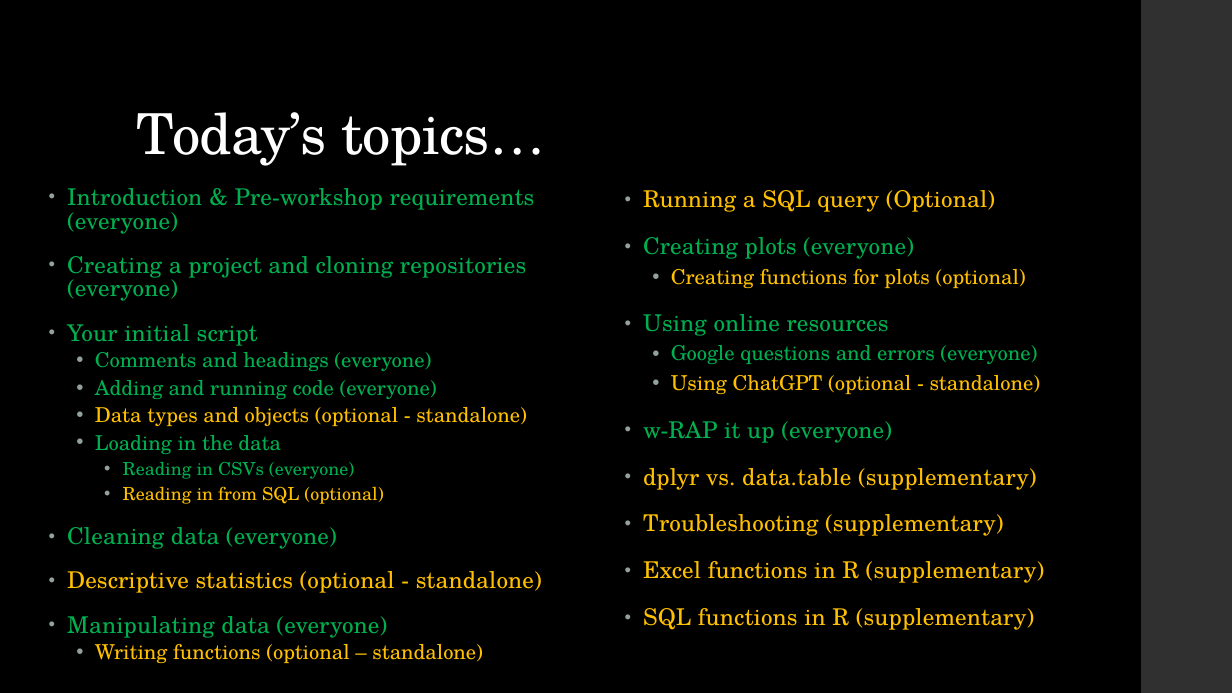
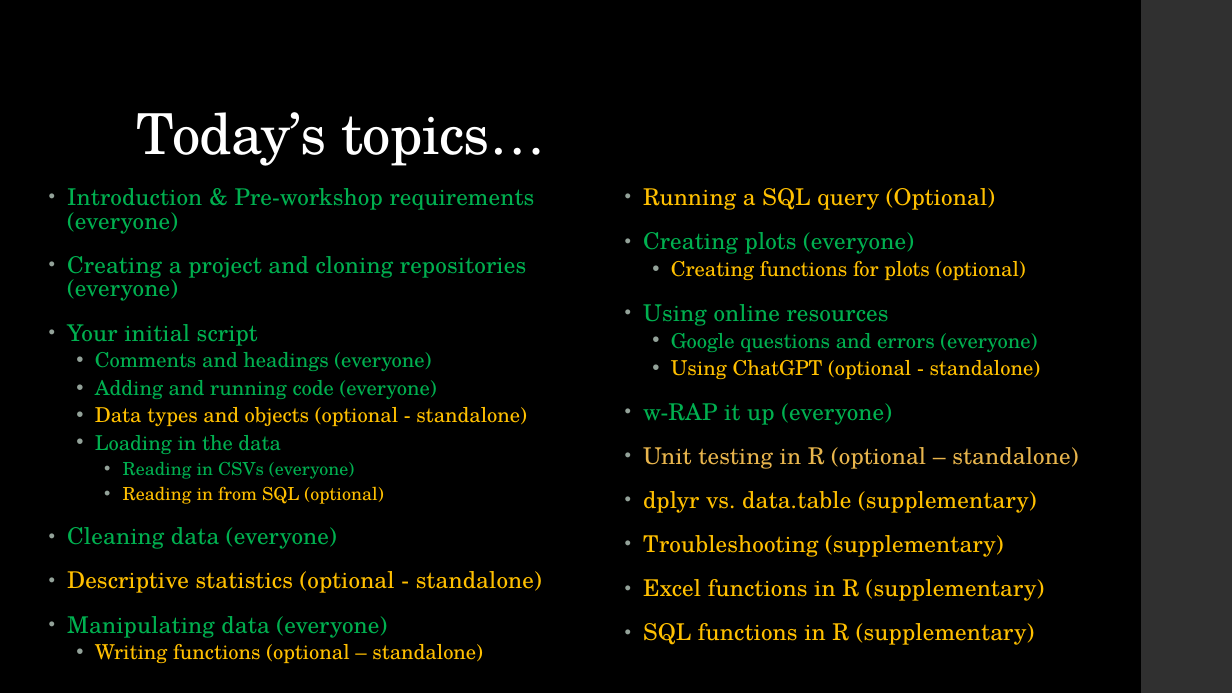
Before and after one commit to dfe-analytical-services/techskills_workshops, a slide deck: slide 11 of slides/workshopslides_HEAbespoke.pptx. Drawn at 1232x693 pixels with LibreOffice and Linux fonts; fonts in the diff are those of the drawing. Boxes give left, top, right and bottom in pixels: in the first picture for what was removed or moved away, otherwise in the second. Text is boxed around its words. In the diff, an @@ line names an element or a change of style, - is before the commit and + after.

Commit message:
all new sections added. Tidy functions for charts.

```diff
--- a/slides/workshopslides_HEAbespoke.pptx
+++ b/slides/workshopslides_HEAbespoke.pptx
@@ text at (x1=643, y1=188, x2=1045, y2=645): line spacing 0.95 to 0.85; line spacing 0.9 to 0.8 @@
@@ text at (x1=643, y1=447, x2=1078, y2=469): paragraph added @@
+• Unit testing in R (optional – standalone)
```
Also in this commit, not shown: 3 other files.
